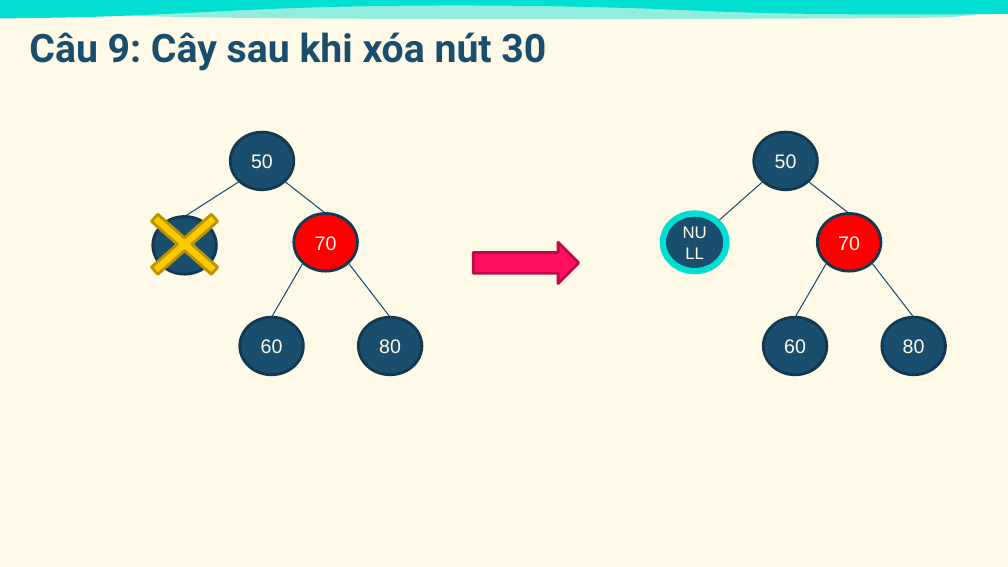
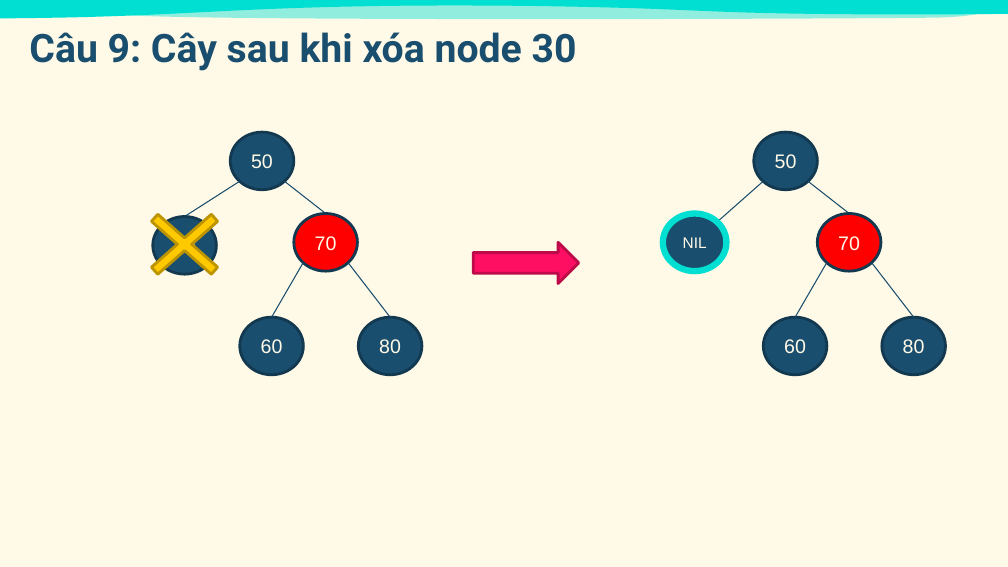
Before and after one commit to thinh-shito/Red-Black-Tree-Visualiztion, a slide deck: slide 15 of RBT_Quiz.pptx. Drawn at 1008x567 pixels with LibreOffice and Linux fonts; fonts in the diff are those of the drawing. Boxes give left, top, right and bottom in pixels: in the first picture for what was removed or moved away, otherwise in the second. Text is boxed around its words. In the diff, an @@ line names an element or a change of style, - is before the commit and + after.

```diff
--- a/RBT_Quiz.pptx
+++ b/RBT_Quiz.pptx
@@ text at box(29, 32, 577, 71): text changed @@
-Câu 9: Cây sau khi xóa nút 30
+Câu 9: Cây sau khi xóa node 30
@@ text in ellipse at box(683, 237, 707, 248): text changed; size 12 to 11 pt @@
-NULL
+NIL
```
Also in this commit, not shown: 14 other slides changed.
